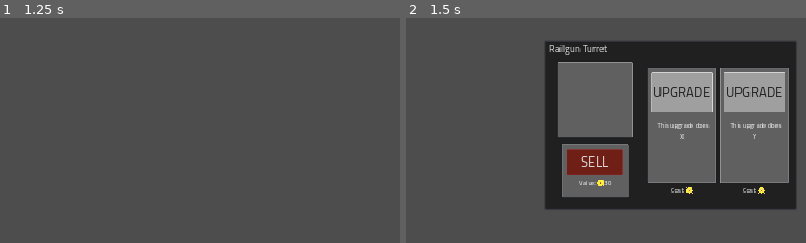
Above: before the commit, frames 1-2 (left to right).
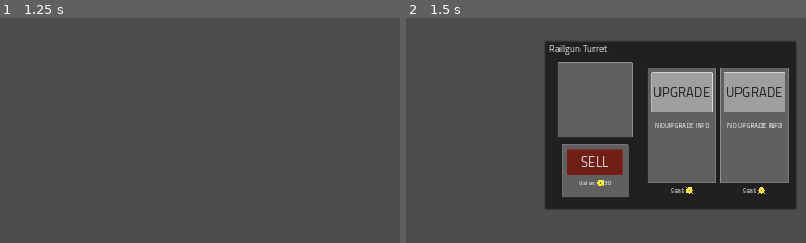
Above: after the commit, the same moments.

Repository: MindVisceral/BoneTD
Game: Godot game, scene res://Levels/Level1/Level1.tscn
Same seed, same stepped clock (60 frames per second), same inputs: the game is played once before the commit and once after it. This scene is started directly instead of the project's main scene. The engine's default icon, where the game draws it, is replaced by a stand-in: a white triangle on a blue panel in a dark square.
Inputs (mouse positions are % of the whole screen's width and height, from its top left):
- Up to frame 1 (1.25 s): click "NEXT ROUND" at 0.5 s
- Up to frame 2 (1.5 s): click (11, 27) at 1.25 s
The pictures show only the part of the screen within x 50-100%, y 38-88%; the shares and areas given below are measured in that part.

Frame 1 is identical in both runs. In frame 2, 0.4% of the frame differs, in the area x 62-94%, y 46-54%.

Commit message:
Added damage penalty with each pierce for HitscanT

Diff:
--- a/Entities/Towers/BaseTower/BaseTower.gd
+++ b/Entities/Towers/BaseTower/BaseTower.gd
@@ -128,11 +128,16 @@
 ## Total amount of Money this Tower cost to place and upgrade.
 var current_cost: int = 0
 
-## Total amount of Money this Tower will give back when Sold
+## Total amount of Money this Tower will give back when Sold. Updated in update_tower_cost()
 var sell_value: int = 0
 
-## 1 pixel of TowerRange is worth '0.015625' in TowerRangeVisuals scale
-## When TowerRange is 20px, TowerRangeVisuals scale is set to 0.3125
+## This Tower's Upgrade 1 & 2 Towers should include this Tower's base cost in their sell_value
+## (and the costs of the Tower that this Tower is an upgrade of, if that's the case);
+## In result, each Upgrade sell for exponentially higher values.
+var total_upgrade_value: int = 0
+
+## Value of 1 pixel of TowerRange Collider is worth '0.015625' in TowerRangeVisuals' scale value
+## When TowerRange Collider is set to 20px, TowerRangeVisuals scale is set to 0.3125
 const range_to_range_visuals_rate: float = 0.015625
 
 ## All Enemies in range of this tower. The first entry in this Array is the first tower added.
@@ -420,10 +425,19 @@
 	replacement_upgrade_tower.global_position = self.global_position
 	replacement_upgrade_tower.tower_handler = self.tower_handler
 
+	## This new Upgraded Tower's sell_value should include this Tower's cost too
+	## (and the costs of the Tower that this Tower is an upgrade of, if that's the case)
+	self.total_upgrade_value += self.tower_base_cost
+	replacement_upgrade_tower.total_upgrade_value = self.total_upgrade_value
+
+	## This new Tower (Upgrade) will be selected automatically.
+	replacement_upgrade_tower._on_tower_selection_pressed()
+
 	## And finally create this new "upgraded" Tower
 	tower_handler.add_child(replacement_upgrade_tower)
-	## And now we can get rid of this Tower.
-	destroy_tower()
+
+	## Now we can get rid of this Tower, but we make sure that it is not automatically deselected
+	destroy_tower(false)
 #
 func upgrade_2_tower() -> void:
 	var replacement_upgrade_tower: BaseTower = upgrade_2.instantiate()
@@ -431,10 +445,14 @@
 	replacement_upgrade_tower.global_position = self.global_position
 	replacement_upgrade_tower.tower_handler = self.tower_handler
 
-	## And finally create this new "upgraded" Tower
+	self.total_upgrade_value += self.tower_base_cost
+	replacement_upgrade_tower.total_upgrade_value = self.total_upgrade_value
+
+	replacement_upgrade_tower._on_tower_selection_pressed()
+
 	tower_handler.add_child(replacement_upgrade_tower)
-	## And now we can get rid of this Tower.
-	destroy_tower()
+
+	destroy_tower(false)
 
 
 ###-------------------------------------------------------------------------###
@@ -447,7 +465,7 @@
 	## Calculate how much this Tower cost and how much it will sell for
 	update_tower_cost()
 
-	## Give the Player the rigth amount of Money, equivalent to this Tower's sell_value
+	## Give the Player the right amount of Money, equivalent to this Tower's sell_value
 	Globals.gain_money(sell_value)
 	## Now we may delete this Tower.
 	destroy_tower()
@@ -457,9 +475,8 @@
 func update_tower_cost() -> void:
 	## First, reset current_cost back to this Tower's base cost
 	current_cost = tower_base_cost
-	## Add up the cost of all individual upgrades
-	current_cost
-
+	## Add up the cost of all individual Upgrades up until now.
+	current_cost += total_upgrade_value
 
 	## Recalculate how much Money this Tower will give back when Sold,
 	## rounded to the nearest(?) full integer.
@@ -471,15 +488,21 @@
 ###-------------------------------------------------------------------------###
 
 ## For whatever reason, this Tower must be queue_free()-d. Typically it's because it was sold.
-func destroy_tower() -> void:
-	## TowerHandler should forget about this Tower before we queue_free() it.
-	tower_handler.selected_tower_ref = null
-
-	## Ignore the signal's name. This is here just to disable all Menus that rely on this Tower,
-	## like the SelectedTowerMenu.
-	## NOTE: As things are currently, this also updates all other Towers' visuals!
-	## NOTE: HERE: Make a new signal if that is undesirable.
-	tower_handler.new_tower_selected.emit()
+## NOTE: The passed variable, true by default, makes the tower_handler deselect this Tower.
+## NOTE: This func is called with this var as false when we don't want this Tower's destruction
+## NOTE: to overwrite another Tower's selection - like when Upgrading this Tower.
+func destroy_tower(deselect_this_tower: bool = true) -> void:
+	## Only matters when this Tower must be deselected.
+	if deselect_this_tower == true:
+		## TowerHandler should forget about this Tower before we queue_free() it.
+		tower_handler.selected_tower_ref = null
+
+		## Ignore the signal's name. This is here just to disable all Menus that rely on this Tower,
+		## like the SelectedTowerMenu.
+		## NOTE: As things are currently, this also updates all other Towers' visuals!
+		## NOTE: HERE: Make a new signal if that is undesirable.
+		tower_handler.new_tower_selected.emit()
+
 
 
 	queue_free()
--- a/Entities/Towers/GunTurret/Upgrades/RailgunTurret.tscn
+++ b/Entities/Towers/GunTurret/Upgrades/RailgunTurret.tscn
@@ -20,8 +20,8 @@
 piercings = 8
 damage_data = SubResource("Resource_v3vwl")
 ingame_name = "Railgun Turret"
-tower_details = "Fires a highly-damaging piercing shot which gets weaker with each pierce."
-shot_delay = 5.0
+tower_details = "Lower range, but fires a highly-damaging piercing shot."
+shot_delay = 8.0
 tower_base_cost = 35
 
 [node name="TowerRangeVisuals" parent="." index="0"]
--- a/Entities/Towers/HitscanTower/HitscanTower.gd
+++ b/Entities/Towers/HitscanTower/HitscanTower.gd
@@ -15,6 +15,9 @@
 
 ## How many Enemies can the shot go through before it stops?
 @export_range(0, 9999) var piercings: int = 0
+
+## Should this Tower's shots get weaker with each pierce through an Enemy?
+@export var is_weaker_with_each_pierce: bool = true
 
 
 ###-------------------------------------------------------------------------###
@@ -162,22 +165,38 @@
 
 
 
+
 	## This Tower can pierce through Enemies.
 	## In the 'for' loop, we only go to the next Enemy if there is still some piercing power left
 	## after the first Enemy.
 	var piercings_left: int = piercings
+	## Remember what the damage_value of damage_data is by default, because we will overwrite it
+	## (if 'is_weaker_with_each_pierce' is set to true)
+	var original_damage_value: float = damage_data.damage_value
 	#
 	## Loop through all the colliders caught in the Ray.
 	for collider: Hurtbox in all_colliders:
 
 		## We can only damage as many Enemies in the 'all_colliders' Array as there are 'piercings'
 		if piercings_left >= 0:
+
+			## We divide piercings_left by total piercings to get the (kinda arbitrary)
+			## percentage by which the damage will be reduced; In practise, this probably means
+			## that the damage reduces linearly.
+			damage_data.damage_value = snappedf((damage_data.damage_value * \
+				(float(piercings_left) / float(piercings))), 0.5)
+
+			## And the damage is capped to always be 0.5 at minimum. Without this, the final
+			## bit of damage would be 0.
+			damage_data.damage_value = clampf(damage_data.damage_value, 0.5, INF)
+
 
 			## Send over an exported DamageData Resource to the Target, if it accepts such a Resource.
 			if collider is Hurtbox:
 				collider.pass_DamageData(damage_data)
 
 
+
 		## All 'piercing power' is gone, we cannot damage any more Enemies.
 		else:
 			break
@@ -186,6 +205,12 @@
 		## Remove one 'piercing power' point every interation through the loop
 		piercings_left -= 1
 
+		## Restore damage_data's damage_value back to its original
+		damage_data.damage_value = original_damage_value
+
+
+	## Also restore damage_data's damage_value back to its original utside the loop, just in case.
+	damage_data.damage_value = original_damage_value
 
 
 
--- a/Entities/Towers/HitscanTower/HitscanTower.tscn
+++ b/Entities/Towers/HitscanTower/HitscanTower.tscn
@@ -7,7 +7,8 @@
 [node name="HitscanTower" instance=ExtResource("1_8y2ya")]
 script = ExtResource("2_gy1t4")
 raycast_layers = 33
-piercings = null
+piercings = 0
+is_weaker_with_each_pierce = true
 damage_data = null
 trail_effect = ExtResource("3_pi8x0")
 environment_layer = 0
--- a/Levels/TowerHandler.gd
+++ b/Levels/TowerHandler.gd
@@ -199,6 +199,7 @@
 		temp_upgrade_1_instance = null
 	else:
 		%Upgrade1CostLabel.text = "[center]Cost: [img]res://placeholder_2.png[/img]"
+		%Upgrade1DetailsLabel.text = "NO UPGRADE INFO"
 	#
 	if selected_tower_ref.upgrade_2 != null:
 		var temp_upgrade_2_instance: BaseTower = selected_tower_ref.upgrade_2.instantiate()
@@ -210,3 +211,4 @@
 		temp_upgrade_2_instance = null
 	else:
 		%Upgrade2CostLabel.text = "[center]Cost: [img]res://placeholder_2.png[/img]"
+		%Upgrade2DetailsLabel.text = "NO UPGRADE INFO"
